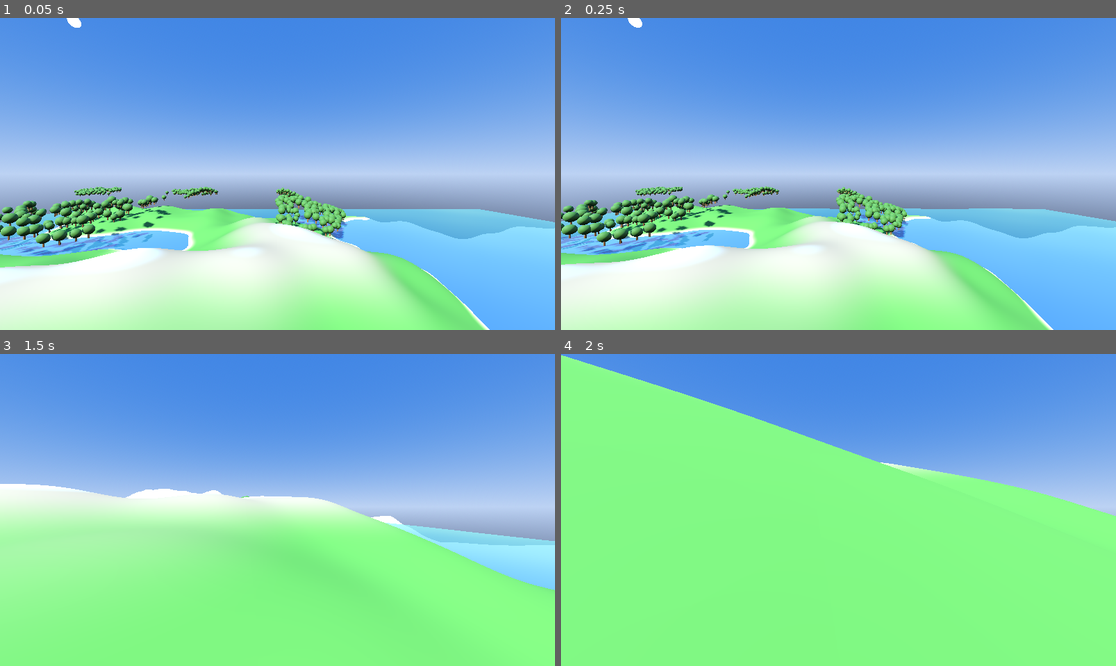
Above: before the commit, frames 1-4 (two rows, left to right).
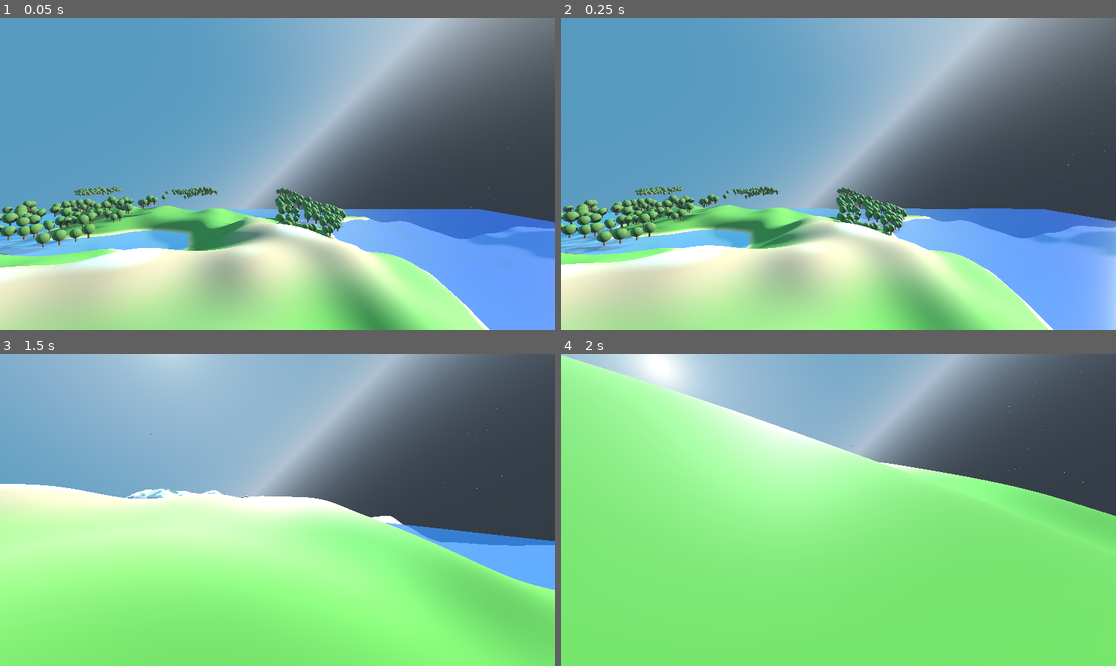
Above: after the commit, the same moments.

Repository: nialljmiller/WonkyLands
Game: Godot game, scene res://terrain_generator.tscn
Two runs of this game, one before a commit and one after it. Both use one fixed random seed, a clock stepped at 60 frames per second and the inputs below.
Inputs (mouse positions are in pixels of both pictures, inside the frame that each line leads up to):
- Up to frame 1 (0.05 s): no input
- Up to frame 2 (0.25 s): no input
- Up to frame 3 (1.5 s): tap Enter (ui_accept) at 0.5, 0.77 s; move the mouse to (305, 510) at 0.52 s; hold Up (ui_up) from 0.53 s (still down); move the mouse to (249, 510) at 1.27 s
- Up to frame 4 (2 s): keep holding Up (ui_up); tap Enter (ui_accept) at 1.52 s

The runs differ from the first frame. In frame 1, 92% of the frame differs, in the area x 0-100%, y 0-100%; in frame 2, 90%; in frame 3, 66%; in frame 4, 42%.

Commit message:
auto update

Diff:
--- a/AstronomicalSystem.gd
+++ b/AstronomicalSystem.gd
@@ -570,8 +570,8 @@
 		var material = star.material_override
 
 		# Get original emission energy
-		var base_energy = material.emission_energy
-
+		#var base_energy = material.emission_energy
+		var base_energy = material.emission_energy_multiplier
 		# Calculate visibility factor based on celestial position
 		var position_factor = 1.0
 
--- a/TerrainGenerator.gd
+++ b/TerrainGenerator.gd
@@ -17,6 +17,12 @@
 @export var enable_water: bool = true
 @export var water_level: float = -5.0  # Global water level
 var water_system = null
+
+# Astronomical system settings
+@export var enable_astronomical_system: bool = true
+@export var day_length: float = 1200.0  # Seconds per full day cycle
+@export var start_time: float = 8.0  # Starting hour (24-hour format)
+var astronomical_system = null
 
 # Noise generation resource
 var noise = FastNoiseLite.new()
@@ -37,6 +43,18 @@
 		# Add to scene
 		add_child(tree_system)
 
+# Initialize astronomical system
+func initialize_astronomical_system():
+	if enable_astronomical_system:
+		# Create astronomical system node
+		astronomical_system = load("res://AstronomicalSystem.gd").new()
+		astronomical_system.name = "AstronomicalSystem"
+		astronomical_system.day_length = day_length
+		astronomical_system.start_time = start_time
+
+		# Add to scene
+		add_child(astronomical_system)
+
 # Biome types
 enum BiomeType {
 	TEMPERATE_FOREST,
@@ -46,7 +64,7 @@
 	VOLCANIC_WASTELAND
 }
 
-# Update the _ready() function to call initialize_tree_system()
+# Update the _ready() function to call initialize_astronomical_system()
 func _ready():
 	# Setup noise generator
 	noise.seed = randi()
@@ -58,11 +76,13 @@
 	biome_noise.fractal_octaves = 3
 	biome_noise.frequency = 0.01
 
-	# Add celestial elements
-	add_celestial_elements()
-
-	# Add sky environment
-	add_sky_environment()
+	# Initialize astronomical system (replacing add_celestial_elements and add_sky_environment)
+	if enable_astronomical_system:
+		initialize_astronomical_system()
+	else:
+		# Fallback to simple sky if astronomical system is disabled
+		add_sky_environment()
+		add_celestial_elements()
 
 	# Initialize water system
 	if enable_water:
@@ -250,10 +270,6 @@
 	if enable_trees and tree_system:
 		var chunk_biome = determine_biome(chunk_center)
 		tree_system.place_trees_in_chunk(chunk_node, chunk_pos, chunk_biome)
-
-
-
-
 
 # Removes a chunk that's outside the view distance
 func remove_terrain_chunk(chunk_pos: Vector2):
